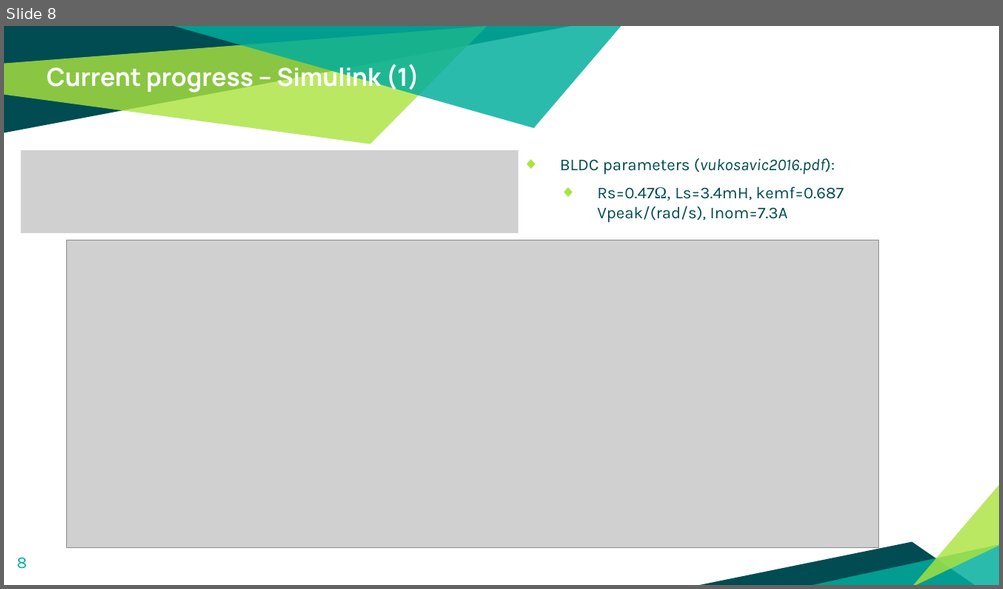
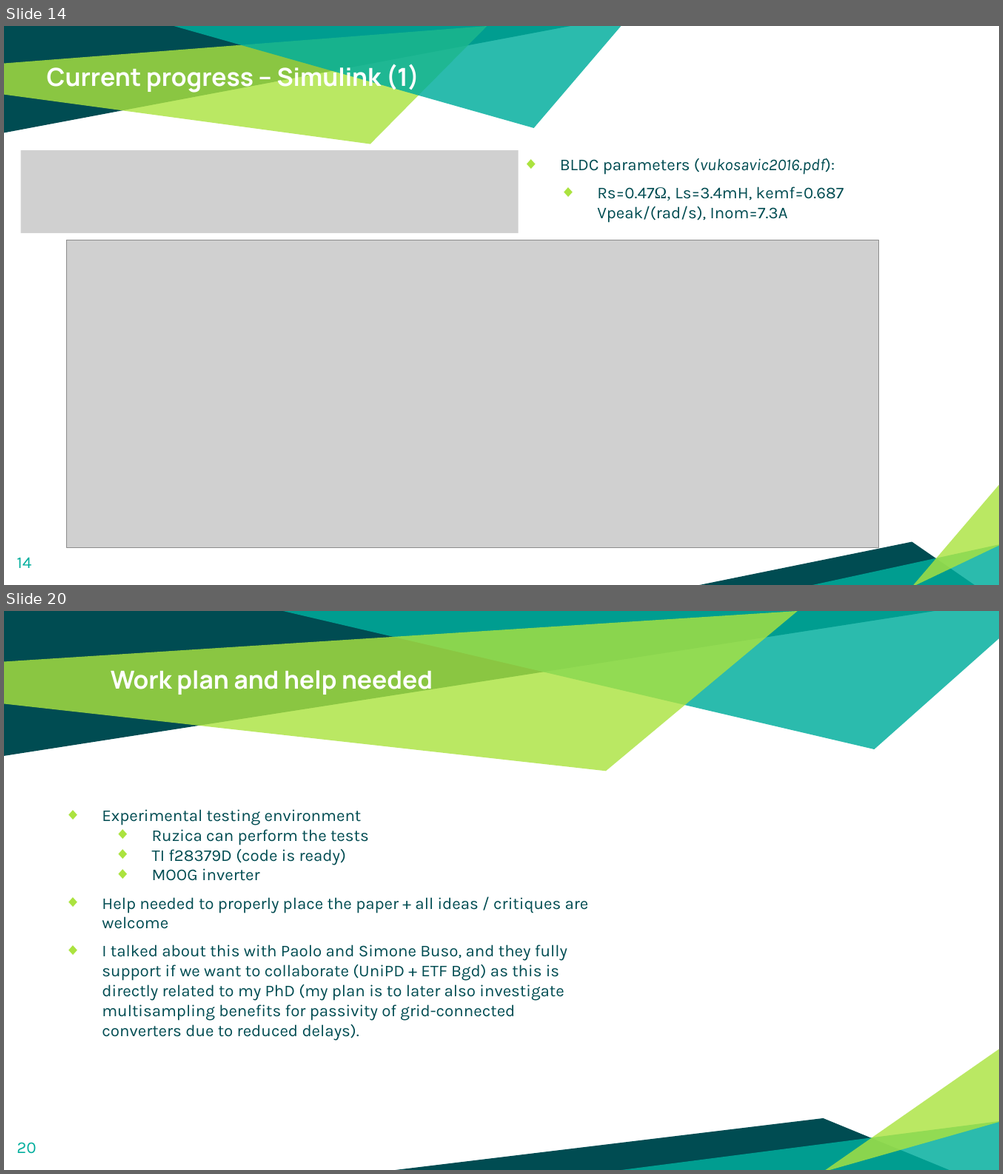
Before and after one commit to Rule2102/DSP_project1, a slide deck: docs/An Improved Current Loop Bandwidth and Axis Decoupling.pptx. Shown one above the other, each under a label of ours: slide 8 before the commit, slides 14 and 20 after it; the slides between them are not shown. The pictures are 1003x589 and 1003x1174 pixels, drawn with LibreOffice and Linux fonts; fonts in the diff are those of the drawing; grey boxes stand for pictures. Boxes give left, top, right and bottom in pixels: in the first picture for what was removed or moved away, otherwise in the second. Text is boxed around its words. In the diff, an @@ line names an element or a change of style, - is before the commit and + after.

```diff
--- a/docs/An Improved Current Loop Bandwidth and Axis Decoupling.pptx
+++ b/docs/An Improved Current Loop Bandwidth and Axis Decoupling.pptx
@@ slide 20 added at bbox=[4, 611, 999, 1170], background #FFFFFF @@
@@ title added at bbox=[111, 670, 432, 696], 24 pt, text #FFFFFF, bold @@
+Work plan and help needed
@@ text added at bbox=[102, 809, 589, 1041], 16 pt, text #004C52 @@
+◆ Experimental testing environment
+  ◆ Ruzica can perform the tests
+  ◆ TI f28379D (code is ready)
+  ◆ MOOG inverter
+◆ Help needed to properly place the paper + all ideas / critiques are welcome
+◆ I talked about this with Paolo and Simone Buso, and they fully support if we want to collaborate (UniPD + ETF Bgd) as this is directly related to my PhD (my plan is to later also investigate multisampling benefits for passivity of grid-connected converters due to reduced delays).
@@ group added at bbox=[4, 611, 999, 1170]: 6 freeform shapes @@
@@ page number added at bbox=[17, 1142, 36, 1154], 16 pt, text #00AE9D @@
+20
@@ what was slide 8 is now slide 14 @@
@@ page number at bbox=[17, 557, 31, 568]: text changed @@
-8
+14
```
Also in this commit, not shown: 6 slides changed, 11 other slides added, 6 slides removed.
